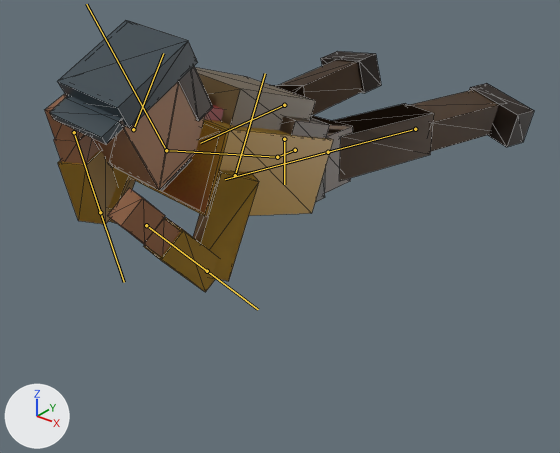
Renders of the glTF model assets/models/survivor.glb from each side of a commit.
Camera for both pictures: a camera (50 mm lens) standing at (1.552, -2.024, 1.12) and looking at (0.039, -0.133, -0.053). The axes (+X, +Y, +Z) are drawn at lower left. The lights are the same throughout. The first picture is the older version. Both versions are drawn at frame 24 of the action 'crawl'; the numbers are the values there. The bones that bend it are drawn over the model as lines. Mesh edges are drawn as thin lines.

The first picture shows 'survivor_0', 'survivor_1', 'survivor_2'.
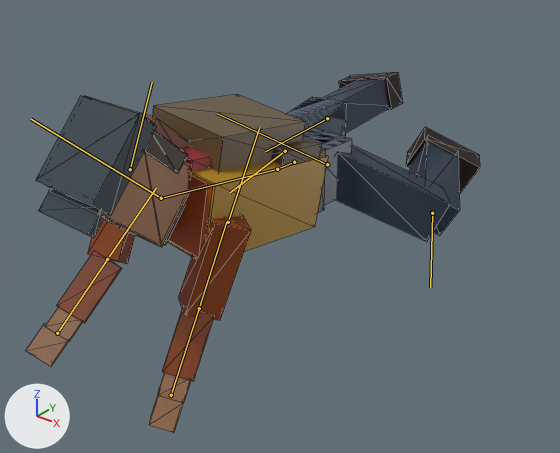
The change in detail:
Bone 'pelvis' (bone_pelvis) moves from (0.0, -0.74, 0.0) to (0.0, -0.785, 0.0).
Bone 'torso' (bone_torso) turns from (-18, -5, 0) to (-7, -6, 0) degrees about its own x, y and z.
Bone 'head' (bone_head) turns from (-43, 0, 0) to (-34, 6, 0) degrees about its own x, y and z.
Bone 'arm_l' (bone_arm_l) turns from (-92, 0, 34) to (-100, 0, 32) degrees about its own x, y and z.
Bone 'fore_l' (bone_fore_l) turns from (-117, 23, 0) to (-20, 72, 0) degrees about its own x, y and z.
Bone 'arm_r' (bone_arm_r) turns from (-126, 0, -34) to (-120, 0, -32) degrees about its own x, y and z.
Bone 'fore_r' (bone_fore_r) turns from (-117, -23, 0) to (-20, -72, 0) degrees about its own x, y and z.
Bone 'thigh_l' (bone_thigh_l) turns from (0, 0, 13) to (-26, 0, 49) degrees about its own x, y and z.
Bone 'shin_l' (bone_shin_l) turns from (0, 77, 0) to (86, 77, 0) degrees about its own x, y and z.
Bone 'thigh_r' (bone_thigh_r) turns from (0, 0, -41) to (0, 0, -17) degrees about its own x, y and z.
Bone 'shin_r' (bone_shin_r) turns from (52, -77, 0) to (11, -77, 0) degrees about its own x, y and z.

Boxes (x1, y1, x2, y2) around the edits, measured in the pictures (560 x 453 px):
'survivor_1', posed: before (45, 20, 534, 292); after (36, 96, 328, 258)
'survivor_0', posed: before (92, 24, 315, 214); after (25, 72, 480, 432)
'survivor_2', posed: before (166, 98, 329, 207); after (140, 113, 322, 255)
bone 'pelvis', root to tip: before (295, 150) to (277, 157); after (294, 162) to (277, 169)
bone 'torso', root to tip: before (277, 157) to (169, 150); after (277, 169) to (163, 197)
bone 'head', root to tip: before (166, 150) to (86, 4); after (161, 198) to (31, 119)
bone 'arm_l', root to tip: before (235, 175) to (265, 73); after (228, 222) to (259, 127)
bone 'fore_l', root to tip: before (207, 271) to (258, 309); after (199, 308) to (226, 222)
bone 'arm_r', root to tip: before (133, 129) to (163, 53); after (130, 169) to (152, 82)
bone 'fore_r', root to tip: before (100, 212) to (124, 282); after (107, 259) to (156, 188)
bone 'thigh_l', root to tip: before (328, 152) to (225, 179); after (327, 164) to (217, 113)
bone 'shin_l', root to tip: before (415, 129) to (328, 152); after (432, 213) to (430, 287)
bone 'thigh_r', root to tip: before (284, 139) to (284, 184); after (285, 151) to (230, 192)
bone 'shin_r', root to tip: before (284, 105) to (200, 143); after (327, 118) to (265, 151)
